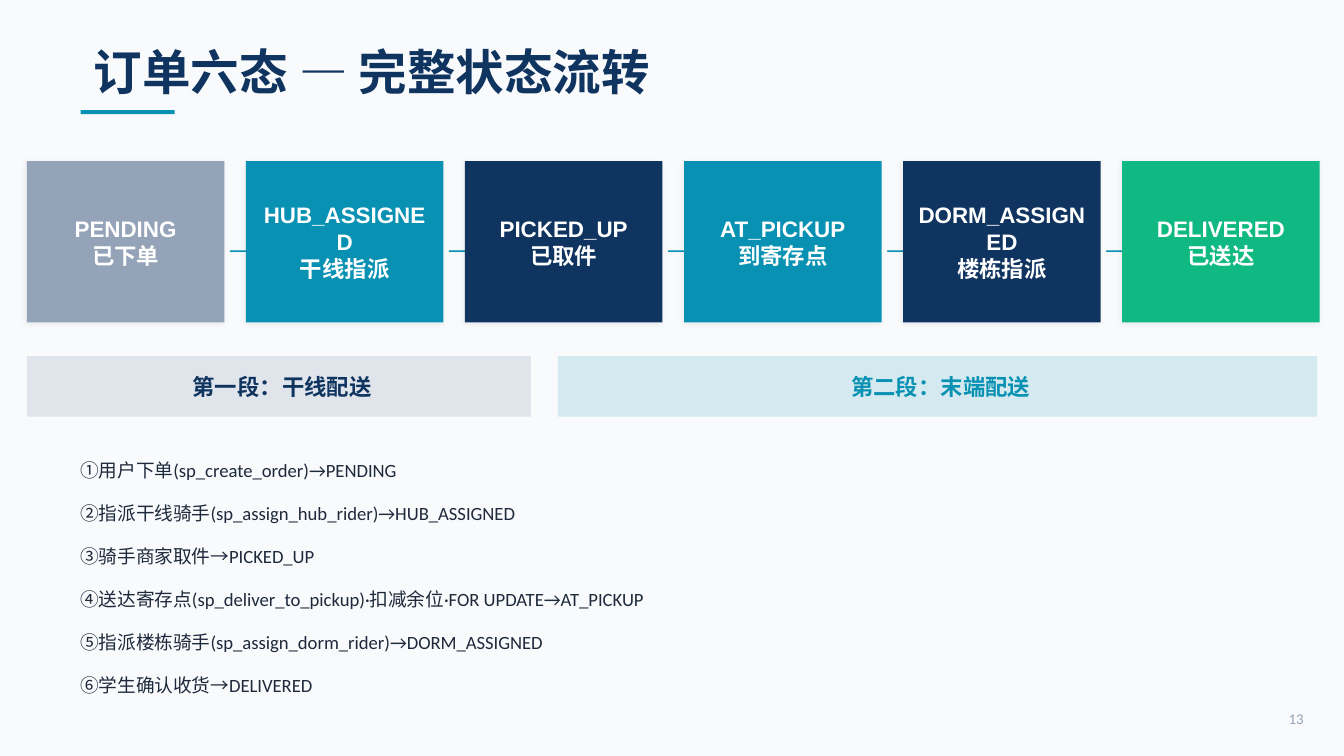
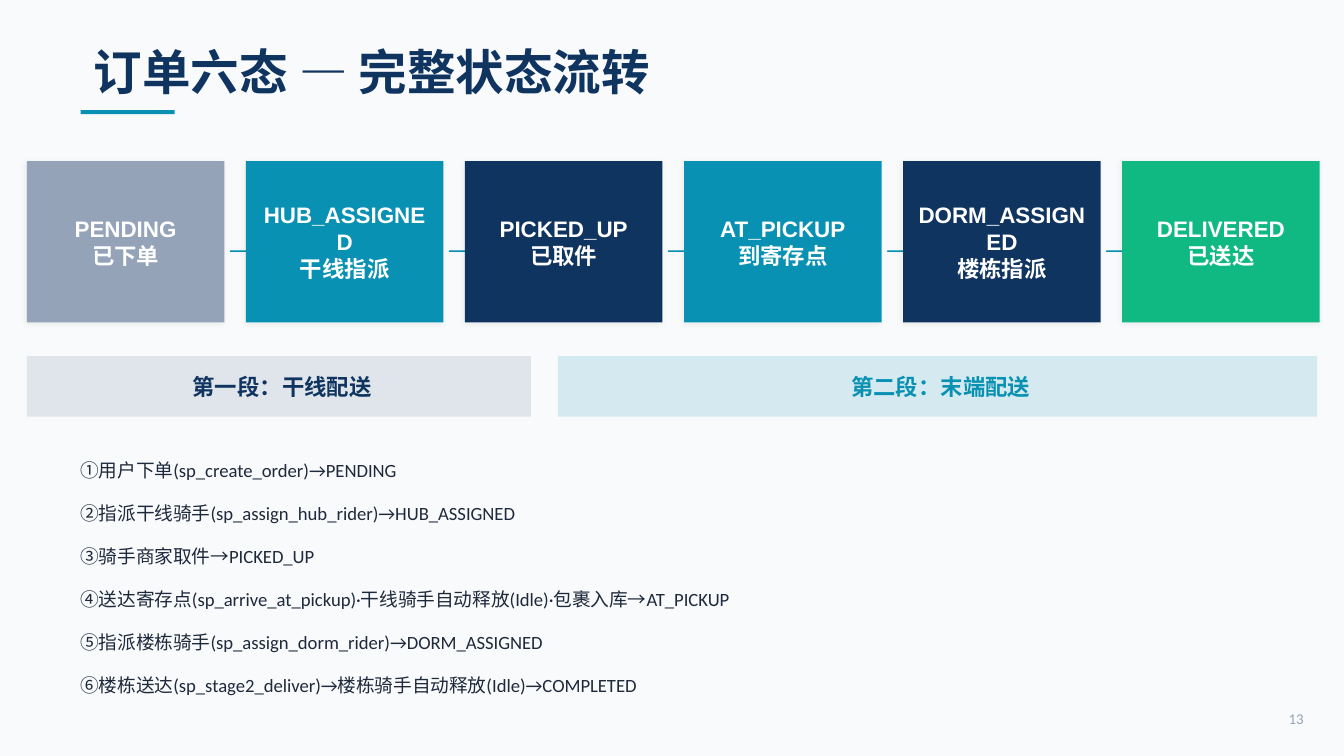
Before and after one commit to sou1maker/database, a slide deck: slide 13 of 校园外卖两段式配送系统_答辩汇报.pptx. Drawn at 1344x756 pixels with LibreOffice and Linux fonts; fonts in the diff are those of the drawing. Boxes give left, top, right and bottom in pixels: in the first picture for what was removed or moved away, otherwise in the second. Text is boxed around its words. In the diff, an @@ line names an element or a change of style, - is before the commit and + after.

```diff
--- a/校园外卖两段式配送系统_答辩汇报.pptx
+++ b/校园外卖两段式配送系统_答辩汇报.pptx
@@ text at (80, 590, 729, 609): text changed @@
-④送达寄存点(sp_deliver_to_pickup)·扣减余位·FOR UPDATE→AT_PICKUP
+④送达寄存点(sp_arrive_at_pickup)·干线骑手自动释放(Idle)·包裹入库→AT_PICKUP
@@ text at (80, 676, 636, 695): text changed @@
-⑥学生确认收货→DELIVERED
+⑥楼栋送达(sp_stage2_deliver)→楼栋骑手自动释放(Idle)→COMPLETED
```
Also in this commit, not shown: 12 other slides changed, 8 other files.
